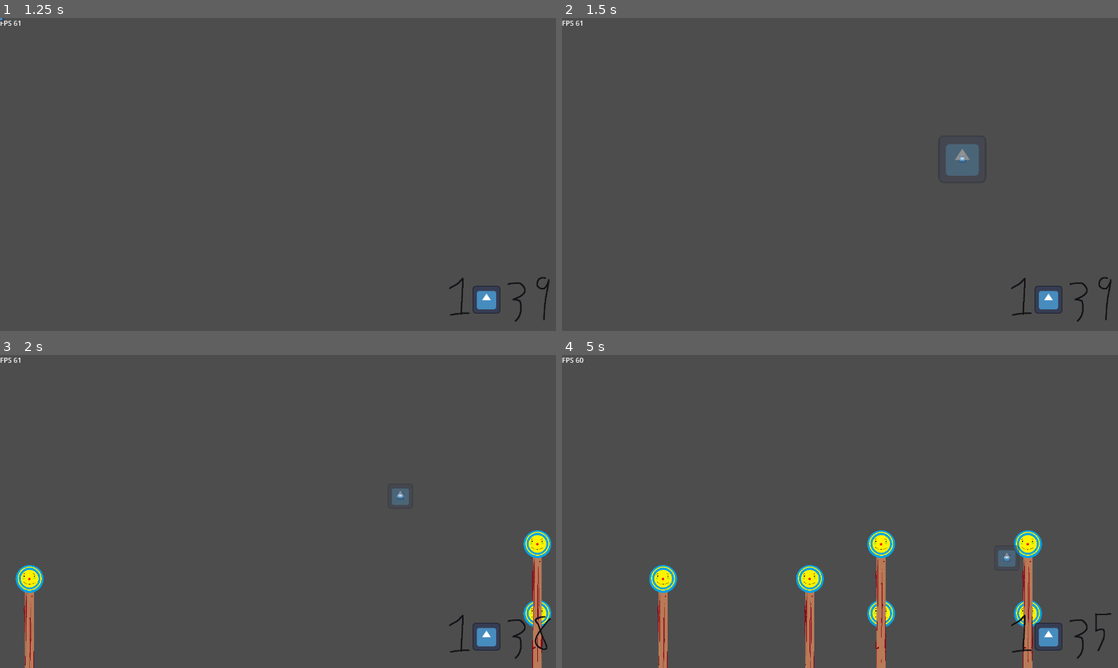
Above: before the commit, frames 1-4 (two rows, left to right).
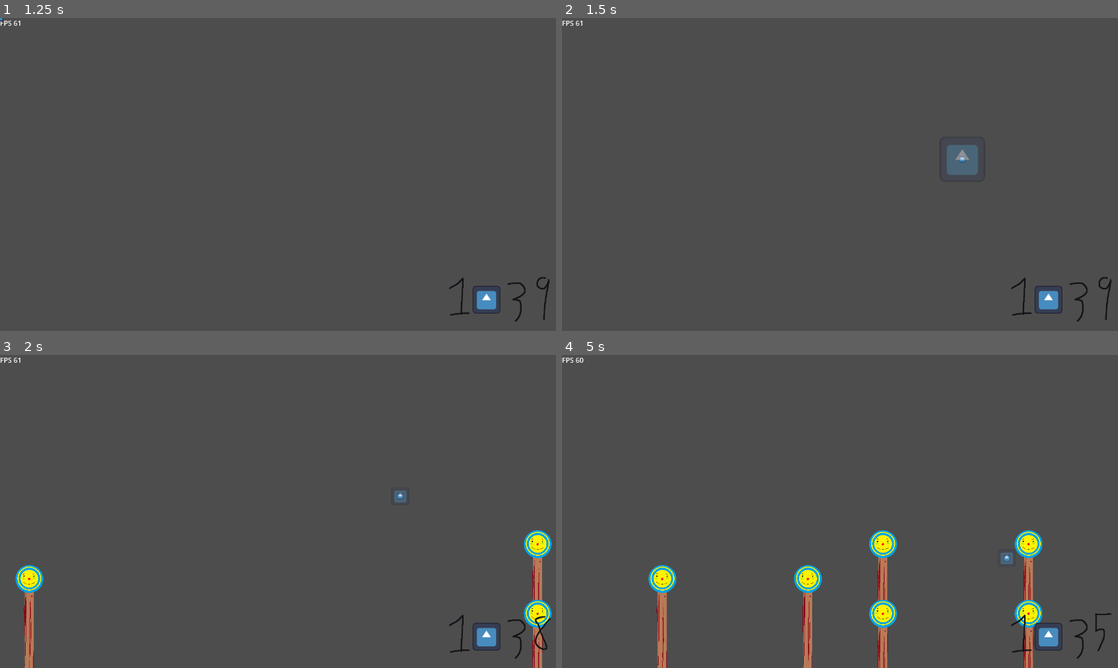
Above: after the commit, the same moments.

Repository: pewpewpewman/Rouge-Gallery
Game: Godot game, scene res://Main/main.tscn
Same seed, same stepped clock (60 frames per second), same inputs: the game is played once before the commit and once after it. The engine's default icon, where the game draws it, is replaced by a stand-in: a white triangle on a blue panel in a dark square.
Inputs (mouse positions are in pixels of both pictures, inside the frame that each line leads up to):
- Up to frame 1 (1.25 s): click "Play" at 0.5 s
- Up to frame 2 (1.5 s): tap Enter at 1.25 s; move the mouse to (962, 158) at 1.27 s; press the mouse at (962, 158) at 1.28 s
- Up to frame 3 (2 s): no input
- Up to frame 4 (5 s): release the mouse at (962, 495) at 2 s; drag from (728, 527) to (812, 574) at 2.02 s; move the mouse to (895, 442) at 2.77 s; press the mouse at (895, 442) at 2.78 s; release the mouse at (895, 442) at 3.5 s; drag from (812, 574) to (673, 464) at 3.52 s; move the mouse to (1006, 558) at 4.27 s; press the mouse at (1006, 558) at 4.28 s

Frame 1 is identical in both runs. In frame 2, less than 0.1% of the frame differs, in the area x 69-75%, y 40-51%; in frame 3, 0.7%; in frame 4, 2.7%, in the area x 15-87%, y 56-100%.

Commit message:
did some things

Diff:
--- a/Items/Item Instances/sugary_sweets.tres
+++ b/Items/Item Instances/sugary_sweets.tres
@@ -1,7 +1,11 @@
-[gd_resource type="Resource" script_class="SugarySweets" load_steps=2 format=3 uid="uid://dm50coacdj4nm"]
+[gd_resource type="Resource" script_class="BaseItem" load_steps=3 format=3 uid="uid://n1aox28a4qee"]
 
-[ext_resource type="Script" path="res://Items/Item Scripts/sugary_sweets.gd" id="1_lmclt"]
+[ext_resource type="Texture2D" uid="uid://dn2tqeq0nxeun" path="res://icon.svg" id="1_xum78"]
+[ext_resource type="Script" path="res://Items/item_base.gd" id="2_ujwu8"]
 
 [resource]
-script = ExtResource("1_lmclt")
+script = ExtResource("2_ujwu8")
+itemName = &"Sugary Sweets"
+itemDesc = &"Boost firing speed by 10%, bad for your teeth"
 itemID = 4
+itemIcon = ExtResource("1_xum78")
--- a/Items/Item Instances/unpopped_kernal.tres
+++ /dev/null
@@ -1,7 +0,0 @@
-[gd_resource type="Resource" script_class="UnpoppedKernel" load_steps=2 format=3 uid="uid://bykm6jmwe5cmh"]
-
-[ext_resource type="Script" path="res://Items/Item Scripts/unpopped_kernel.gd" id="1_wc5to"]
-
-[resource]
-script = ExtResource("1_wc5to")
-itemID = 210
--- /dev/null
+++ b/Items/Item Instances/unpopped_kernel.tres
@@ -0,0 +1,11 @@
+[gd_resource type="Resource" load_steps=3 format=3 uid="uid://dswcnnptpvcig"]
+
+[ext_resource type="Texture2D" uid="uid://dn2tqeq0nxeun" path="res://icon.svg" id="1_phecr"]
+[ext_resource type="Script" path="res://Items/Item Scripts/unpopped_kernel.gd" id="2_smqfp"]
+
+[resource]
+script = ExtResource("2_smqfp")
+itemName = &"Unpopped Kernel"
+itemDesc = &"Adds an extra random shot to each shot fired - bad for your teeth."
+itemID = 210
+itemIcon = ExtResource("1_phecr")
--- a/Items/Item Scripts/sugary_sweets.gd
+++ b/Items/Item Scripts/sugary_sweets.gd
@@ -1,14 +1,10 @@
-class_name SugarySweets
-extends ItemBase
-
-func _init():
-	itemName = "Sugary Sweets"
-	itemDesc = "Shoot 10% faster. Pairs well with some cola"
-
-func pickup(player : PlayerCharacter) -> void:
-	player.shotCooldownTime -= player.shotCooldownTime * 0.10
-	super.pickup(player)
-
-func loss(player : PlayerCharacter) -> void:
-	player.shotCooldownTime += player.shotCooldownTime * 0.10
-	super.loss(player)
+#class_name SugarySweets
+#extends BaseItem
+#
+#func pickup() -> void:
+	#player.shotCooldownTime -= player.shotCooldownTime * 0.10
+	#super.pickup()
+#
+#func loss() -> void:
+	#player.shotCooldownTime += player.shotCooldownTime * 0.10
+	#super.loss()
--- a/Items/Item Scripts/unpopped_kernel.gd
+++ b/Items/Item Scripts/unpopped_kernel.gd
@@ -1,22 +1,17 @@
-class_name UnpoppedKernel
-extends ItemBase
+extends BaseItem
 
 var extraShotRadius : int = 128 #measured in pixels
 var extraShotCount : int
 
-func _init():
-	itemName = "Unpopped Kernel"
-	itemDesc = "Firing a shot makes another shot happen in 3 random places in an area. +1 shot and +5% area radius per stack. Bad for your teeth."
-
-func pickup(player : PlayerCharacter) -> void:
+func pickup() -> void:
 	if numStacks == 0:
 		extraShotCount = 3
 	else:
 		extraShotCount += 1
-	super.pickup(player)
+	super.pickup()
 
-func loss(player : PlayerCharacter) -> void:
-	super.loss(player)
+func loss() -> void:
+	super.loss()
 	if numStacks == 0:
 		extraShotCount = 0
 	else:
--- a/Items/base_item.gd
+++ /dev/null
@@ -1,25 +0,0 @@
-#Base class for items
-#Item classes are used to describe the behavior of an item
-class_name ItemBase
-extends Resource
-
-enum ItemID
-{
-	NONE = 0,
-	SUGARY_SWEETS = 4,
-	UNPOPPED_KERNAL = 210
-}
-
-var itemName : StringName
-var itemDesc : StringName
-var itemIconLocation : StringName
-var numStacks : int = 0
-@export var itemID : ItemID = ItemID.NONE
-
-func pickup(_player : PlayerCharacter) -> void:
-	print("Picked up a " + itemName)
-	numStacks += 1
-
-func loss(_player : PlayerCharacter) -> void:
-	print("Lost a " + itemName)
-	numStacks -= 1
--- /dev/null
+++ b/Items/item_base.gd
@@ -0,0 +1,31 @@
+#Base class for items
+#An item does not need a script, but ti can have one for special behavior for pickup and drops and what not
+#For cleanliness, do not register item scripts with a class_name, just make them and attach them to the resource instead of the BaseItem script that is there by default
+class_name BaseItem
+extends Resource
+
+enum ItemID
+{
+	NONE = 0,
+	SUGARY_SWEETS = 4,
+	UNPOPPED_KERNAL = 210
+}
+
+signal on_pickup
+signal on_loss
+
+@export var itemName : StringName = "Default Name"
+@export var itemDesc : StringName = "Default Desc."
+@export var itemID : ItemID = ItemID.NONE
+@export var itemIcon : CompressedTexture2D = preload("res://icon.svg")
+var numStacks : int = 0
+
+func pickup() -> void:
+	print("Picked up a " + itemName)
+	on_pickup.emit()
+	numStacks += 1
+
+func loss() -> void:
+	print("Lost a " + itemName)
+	on_loss.emit()
+	numStacks -= 1
--- a/Items/item_data_base.gd
+++ b/Items/item_data_base.gd
@@ -1,15 +1,15 @@
 #Singleton for holding all item data
 extends Node
 
-@export var items : Array[ItemBase]
+@export var items : Array[BaseItem]
 var itemDict : Dictionary
 
 func _ready():
 	for i :int in items.size():
 		assert(!itemDict.has(items[i].itemID), "Item dictionary cannot add two of the same item!")
 		itemDict[items[i].itemID] = items[i]
-	#print("Grand Dictionary of Items: \n", itemDict)
+	print("Grand Dictionary of Items: \n", itemDict)
 
-func pick_up_item(player : PlayerCharacter, itemID : ItemBase.ItemID):
+func pick_up_item(itemID : BaseItem.ItemID):
 	assert(itemDict.has(itemID), "That item ID does not exist!")
-	itemDict[itemID].pickup(player)
+	itemDict[itemID].pickup()
--- a/Items/item_data_base.tscn
+++ b/Items/item_data_base.tscn
@@ -1,10 +1,10 @@
 [gd_scene load_steps=5 format=3 uid="uid://dwdxf1p613wqr"]
 
 [ext_resource type="Script" path="res://Items/item_data_base.gd" id="1_b3sg5"]
-[ext_resource type="Script" path="res://Items/base_item.gd" id="2_61ql5"]
-[ext_resource type="Resource" uid="uid://dm50coacdj4nm" path="res://Items/Item Instances/sugary_sweets.tres" id="3_bibap"]
-[ext_resource type="Resource" uid="uid://bykm6jmwe5cmh" path="res://Items/Item Instances/unpopped_kernal.tres" id="4_7ivuv"]
+[ext_resource type="Script" path="res://Items/item_base.gd" id="2_61ql5"]
+[ext_resource type="Resource" uid="uid://n1aox28a4qee" path="res://Items/Item Instances/sugary_sweets.tres" id="3_bibap"]
+[ext_resource type="Resource" uid="uid://dswcnnptpvcig" path="res://Items/Item Instances/unpopped_kernel.tres" id="4_bw3f2"]
 
 [node name="ItemDataBase" type="Node"]
 script = ExtResource("1_b3sg5")
-items = Array[ExtResource("2_61ql5")]([ExtResource("3_bibap"), ExtResource("4_7ivuv")])
+items = Array[ExtResource("2_61ql5")]([ExtResource("3_bibap"), ExtResource("4_bw3f2")])
--- a/Menus/hud.tscn
+++ b/Menus/hud.tscn
@@ -1,8 +1,10 @@
-[gd_scene load_steps=7 format=3 uid="uid://cksvlh028c7ka"]
+[gd_scene load_steps=8 format=3 uid="uid://cksvlh028c7ka"]
 
 [ext_resource type="Script" path="res://Menus/hud.gd" id="1_7b15j"]
 [ext_resource type="Texture2D" uid="uid://dn2tqeq0nxeun" path="res://icon.svg" id="2_i6jjb"]
 [ext_resource type="Texture2D" uid="uid://cwvxtgc80pin2" path="res://Menus/Menu Assets/numberTileSheet.png" id="2_pv86v"]
+
+[sub_resource type="LabelSettings" id="LabelSettings_aguvf"]
 
 [sub_resource type="AtlasTexture" id="AtlasTexture_nek0g"]
 atlas = ExtResource("2_pv86v")
@@ -32,6 +34,7 @@
 anchor_bottom = 0.198
 offset_right = 0.255981
 offset_bottom = -0.304016
+label_settings = SubResource("LabelSettings_aguvf")
 
 [node name="ScoreCounter" type="Label" parent="."]
 layout_mode = 1
--- a/Player/player_character.gd
+++ b/Player/player_character.gd
@@ -6,39 +6,47 @@
 @onready var reticle : Sprite2D = $Reticle
 @onready var reticleRing : Sprite2D = $ReticleRing
 @onready var shotCooldown : Timer = $ShotCooldown
+@onready var reloadTimer: Timer = $ReloadTimer
 
-#General Purpose Vars
+#Shooting Vars
 var canShoot : bool = true
 var shotCooldownTime : float = 1.0 #measureed in seconds
 
-#Item Vars
-var itemCollection : Array[ItemBase] = []
+#Ammo Vars
+var maxAmmo : int = 6
+var currentAmmo : int = maxAmmo
+var reloadTime : float = 5.0
 
 func _ready() -> void:
 	shotCooldown.timeout.connect(_on_shot_cooldown)
-	for i : int in 20:
-		#ItemDataBase.pick_up_item(self, ItemBase.ItemID.UNPOPPED_KERNAL)
-		ItemDataBase.pick_up_item(self, ItemBase.ItemID.SUGARY_SWEETS)
-		pass
+
+	##Item pickup connections
+	ItemDataBase.itemDict[BaseItem.ItemID.SUGARY_SWEETS].on_pickup.connect(_on_sugary_sweet_pickup)
+
+	##Item loss connections
+	ItemDataBase.itemDict[BaseItem.ItemID.SUGARY_SWEETS].on_loss.connect(_on_sugary_sweet_loss)
+
+	#for i : int in 20:
+		#ItemDataBase.pick_up_item(BaseItem.ItemID.UNPOPPED_KERNAL)
+		#ItemDataBase.pick_up_item(BaseItem.ItemID.SUGARY_SWEETS)
+		#pass
 
 func _process(delta : float) -> void:
 	var ReticleRingScale : float = shotCooldown.time_left / shotCooldownTime
 	reticleRing.scale = Vector2(ReticleRingScale, ReticleRingScale)
-	if(canShoot && Input.is_action_pressed("fire_gun")):
-		fire_shot()
 
 func _input(event : InputEvent) -> void:
 	if (event is InputEventMouseMotion):
 		self.position = event.position
-	#elif(canShoot && event.is_action_pressed("fire_gun")):
-		#fire_shot()
+	elif(canShoot && event.is_action_pressed("fire_gun") && currentAmmo > 0):
+		fire_shot()
 
 func _on_shot_cooldown() -> void:
 	canShoot = true
 
 func fire_shot():
 		#handle unpopped kernals
-		var unpoppedKernalRef : UnpoppedKernel = ItemDataBase.itemDict[ItemBase.ItemID.UNPOPPED_KERNAL]
+		var unpoppedKernalRef : BaseItem = ItemDataBase.itemDict[BaseItem.ItemID.UNPOPPED_KERNAL]
 		for i : int in unpoppedKernalRef.extraShotCount:
 			var shotMag : float = randf_range(0.0, unpoppedKernalRef.extraShotRadius)
 			var shotDeg : float = randf_range(0, 2.0 * PI)
@@ -47,6 +55,25 @@
 			GameplaySignals.player_shot.emit(self.position + Vector2(shotX, shotY))
 
 		#main shot routine
-		GameplaySignals.player_shot.emit(self.	position)
+		GameplaySignals.player_shot.emit(self.global_position)
 		shotCooldown.start(shotCooldownTime)
+		currentAmmo -= 1
 		canShoot = false
+		if currentAmmo == 0:
+			#reload
+			pass
+
+##
+## ITEM PICKUP RESPONSES
+##
+
+func _on_sugary_sweet_pickup() -> void:
+	shotCooldownTime -= shotCooldownTime * 0.10
+
+
+##
+## ITEM LOSS RESPONSES
+##
+
+func _on_sugary_sweet_loss() -> void:
+	shotCooldownTime += shotCooldownTime * 0.10
--- a/Player/player_character.tscn
+++ b/Player/player_character.tscn
@@ -20,3 +20,5 @@
 
 [node name="ShotCooldown" type="Timer" parent="."]
 one_shot = true
+
+[node name="ReloadTimer" type="Timer" parent="."]
--- a/Targets/Target Assets/base_target.gd
+++ b/Targets/base_target.gd
@@ -15,14 +15,24 @@
 var deathAnimationTime : float = 0.0
 @export var deathText : CompressedTexture2D
 
+#Thrown Target Vars
+var thrown : bool = false
+var trajectory : Curve2D = Curve2D.new()
+var trajectoryTracker : float = 0.0
+
+#Variable paths for tweener - possible solution to stutter
+#static var trajectoryTrackerPath : NodePath = "trajectoryTracker"
+#static var rotationPath : NodePath = "rotation"
+
 func _ready() -> void:
 	assert(shootableComponent != null, "Targets need shot detection components")
 	shootableComponent.was_shot.connect(_on_was_shot)
 
 func _process(delta: float) -> void:
-	#TODO: make two bsae classes from base - dragged and thrown
 	if destroyed:
 		self.position = deathCurve.sample(0, deathAnimationTime)
+	elif thrown:
+		self.position = trajectory.sample(0, trajectoryTracker)
 
 func _on_was_shot(shotLocation : Vector2i):
 	if !destroyed:
@@ -37,7 +47,7 @@
 		texture = deathText
 	play_death_anim()
 
-func play_death_anim():
+func play_death_anim() -> void:
 	#Get a random direction for the dying animation
 	var deathDirection : int = randi()
 	if deathDirection % 2 == 0:
@@ -63,3 +73,7 @@
 	tween.parallel()
 	tween.tween_property(self, "rotation", 4.0 * PI * -deathDirection, deathAnimLength).set_ease(Tween.EASE_OUT).set_trans(Tween.TRANS_SINE)
 	tween.finished.connect(queue_free)
+
+func death_free_check() -> void:
+	if !destroyed:
+		queue_free()
--- a/Targets/Target Assets/base_target.tscn
+++ b/Targets/base_target.tscn
@@ -1,12 +1,14 @@
 [gd_scene load_steps=5 format=3 uid="uid://dhvwaqhy5mi32"]
 
 [ext_resource type="Texture2D" uid="uid://dn2tqeq0nxeun" path="res://icon.svg" id="1_rljyf"]
-[ext_resource type="Script" path="res://Targets/Target Assets/base_target.gd" id="2_ls0ot"]
+[ext_resource type="Script" path="res://Targets/base_target.gd" id="2_ls0ot"]
 [ext_resource type="Script" path="res://Components/Shootable/shootable_circle_component.gd" id="4_4c7w2"]
 [ext_resource type="Script" path="res://Components/Bullet Holes/bullet_hole_sprite_component.gd" id="4_n7ie3"]
 
 [node name="BaseTarget" type="Sprite2D" node_paths=PackedStringArray("shootableComponent")]
-y_sort_enabled = true
+z_as_relative = false
+position = Vector2(32, 32)
+scale = Vector2(0.5, 0.5)
 texture = ExtResource("1_rljyf")
 region_rect = Rect2(0, 0, 256, 256)
 script = ExtResource("2_ls0ot")
--- /dev/null
+++ b/Targets/item_target.gd
@@ -0,0 +1,20 @@
+class_name ItemTarget
+extends BaseTarget
+
+#An override to be used for debugging
+@export var itemOverride : BaseItem.ItemID = BaseItem.ItemID.NONE
+
+var item : BaseItem
+func _ready():
+	if itemOverride == BaseItem.ItemID.NONE:
+		var itemChoice = randi_range(0, ItemDataBase.items.size() - 1)
+		item = ItemDataBase.items[itemChoice]
+	else:
+		item = ItemDataBase.itemDict[itemOverride]
+	$Label.text = "THIS IS A " + item.itemName
+	super._ready()
+
+func _on_destroyed():
+	#this is a super shitty way of doing this
+	ItemDataBase.pick_up_item(item.itemID)
+	super._on_destroyed()
--- /dev/null
+++ b/Targets/item_target.tscn
@@ -0,0 +1,27 @@
+[gd_scene load_steps=4 format=3 uid="uid://n2o1f1jf8o0a"]
+
+[ext_resource type="PackedScene" uid="uid://dhvwaqhy5mi32" path="res://Targets/base_target.tscn" id="1_0nfa6"]
+[ext_resource type="Script" path="res://Targets/item_target.gd" id="2_7ey31"]
+
+[sub_resource type="LabelSettings" id="LabelSettings_i8rg7"]
+font_color = Color(0, 0, 0, 1)
+
+[node name="ItemTarget" instance=ExtResource("1_0nfa6")]
+script = ExtResource("2_7ey31")
+itemOverride = 0
+
+[node name="Label" type="Label" parent="." index="2"]
+anchors_preset = 15
+anchor_right = 1.0
+anchor_bottom = 1.0
+offset_left = -64.0
+offset_top = -64.0
+offset_right = -64.0
+offset_bottom = -64.0
+grow_horizontal = 2
+grow_vertical = 2
+text = "THIS IS AN ITEM ATRGET"
+label_settings = SubResource("LabelSettings_i8rg7")
+horizontal_alignment = 1
+vertical_alignment = 1
+autowrap_mode = 2
--- a/Targets/normal_target.tscn
+++ b/Targets/normal_target.tscn
@@ -1,14 +1,13 @@
 [gd_scene load_steps=5 format=3 uid="uid://crjqxgw0iewr0"]
 
-[ext_resource type="PackedScene" uid="uid://dhvwaqhy5mi32" path="res://Targets/Target Assets/base_target.tscn" id="1_qdtgu"]
+[ext_resource type="PackedScene" uid="uid://dhvwaqhy5mi32" path="res://Targets/base_target.tscn" id="1_qdtgu"]
 [ext_resource type="Texture2D" uid="uid://ccppo65x8yt0v" path="res://Targets/Target Assets/smiling_target.png" id="2_rq8we"]
 [ext_resource type="Script" path="res://Targets/normal_target.gd" id="2_uyk0m"]
 [ext_resource type="Texture2D" uid="uid://dxc744ikbvdft" path="res://Targets/Target Assets/death_of_target.png" id="4_ffxrf"]
 
-[node name="NormalTarget" node_paths=PackedStringArray("shootableComponent") instance=ExtResource("1_qdtgu")]
+[node name="NormalTarget" instance=ExtResource("1_qdtgu")]
 scale = Vector2(0.187134, 0.187135)
 texture = ExtResource("2_rq8we")
 region_rect = Rect2(0, 0, 684, 344)
 script = ExtResource("2_uyk0m")
-shootableComponent = NodePath("ShootableCircleComponent")
 deathText = ExtResource("4_ffxrf")
--- a/Targets/target_stand.tscn
+++ b/Targets/target_stand.tscn
@@ -5,7 +5,8 @@
 [ext_resource type="Script" path="res://Components/Bullet Holes/bullet_hole_sprite_component.gd" id="3_uvami"]
 
 [node name="TargetStand" type="Sprite2D"]
-y_sort_enabled = true
+z_index = -1
+z_as_relative = false
 texture_repeat = 2
 position = Vector2(0, -1.90735e-06)
 scale = Vector2(0.255319, 0.666667)
--- a/Targets/timer_target.gd
+++ b/Targets/timer_target.gd
@@ -2,14 +2,25 @@
 class_name TimerTarget
 extends BaseTarget
 
-var timeValue : float = 30
+var timeValue : float
 
 signal timer_target_destoryed(timeValue : float)
 
 func _ready() -> void:
+	var decider : int = randi_range(0, 100)
+	if decider <= 30:
+		timeValue = 5.0
+	elif decider <= 80:
+		timeValue = 10.0
+	elif decider <= 90:
+		timeValue = 15.0
+	else:
+		timeValue = 20.0
+	#print(timeValue)
 	pointValue = 100
 	super._ready()
 
 func _on_destroyed():
 	super._on_destroyed()
+	#print("Timer target shot for ", timeValue, " seconds")
 	timer_target_destoryed.emit(timeValue)
--- a/Targets/timer_target.tscn
+++ b/Targets/timer_target.tscn
@@ -1,7 +1,8 @@
 [gd_scene load_steps=3 format=3 uid="uid://cbmh8gdq738ur"]
 
-[ext_resource type="PackedScene" uid="uid://dhvwaqhy5mi32" path="res://Targets/Target Assets/base_target.tscn" id="1_j04tx"]
+[ext_resource type="PackedScene" uid="uid://dhvwaqhy5mi32" path="res://Targets/base_target.tscn" id="1_j04tx"]
 [ext_resource type="Script" path="res://Targets/timer_target.gd" id="2_7is3d"]
 
 [node name="TimerTarget" instance=ExtResource("1_j04tx")]
+scale = Vector2(0.5, 0.5)
 script = ExtResource("2_7is3d")
--- a/stage.gd
+++ b/stage.gd
@@ -4,10 +4,13 @@
 #Children References
 @onready var normalTargetTime : Timer = $NormalTargetTime
 @onready var roundDurationTime : Timer = $RoundTime
+@onready var specialTargetTime: Timer = $SpecialTargetTime
 
 #Target Type Scenes
 var targetStandScene : PackedScene = preload("res://Targets/target_stand.tscn")
 var normalTargetScene : PackedScene = preload("res://Targets/normal_target.tscn")
+var timerTargetScene : PackedScene = preload("res://Targets/timer_target.tscn")
+var itemTargetScene : PackedScene = preload("res://Targets/item_target.tscn")
 
 #Target Stream Vars
 var streamSpawnPos : PackedVector2Array
@@ -15,6 +18,7 @@
 
 #Time vars
 var roundLength : float = 100.0
+var timeToNextSpecial : float = 4.0
 
 signal game_over
 
@@ -27,16 +31,59 @@
 	normalTargetTime.timeout.connect(_on_normal_target_time_timeout)
 	normalTargetTime.wait_time = 2.0
 
+	specialTargetTime.timeout.connect(_on_special_target_time_timeout)
+	specialTargetTime.timeout.connect(randomize_special_target_time)
+	randomize_special_target_time()
+
 	roundDurationTime.timeout.connect(_on_round_time_timeout)
 	roundDurationTime.start(roundLength)
 
 func _on_normal_target_time_timeout() -> void:
 	var standLifeTime : float = 8.0
 	for i : int in numStreams:
-		var target : NormalTarget = normalTargetScene.instantiate()
+
+		var target : BaseTarget
+		var targetStand : Sprite2D = targetStandScene.instantiate()
+
+		var choice : int = randi_range(0, 100)
+		if choice <= 90:
+			target = normalTargetScene.instantiate()
+		elif choice <= 95:
+			target = itemTargetScene.instantiate()
+		elif choice <= 100:
+			target = timerTargetScene.instantiate()
+
 		add_child(target)
-		target.z_index += i
-		spawn_scrolling_target(target, streamSpawnPos[i], standLifeTime)
+		add_child(targetStand)
+		target.z_index -= i
+		targetStand.z_index -= i
+		spawn_scrolling_target(target, targetStand, streamSpawnPos[i], standLifeTime)
+
+func _on_special_target_time_timeout() -> void:
+	#see what type  of target throw we're doing
+	var willArc : bool = true
+	if randi_range(1, 3) == 1:
+		willArc = false
+	var target : TimerTarget = timerTargetScene.instantiate()
+	target.timer_target_destoryed.connect(increase_timer)
+	add_child(target)
+
+	var throwHeight : int
+	var time  : float = 1.5
+
+	if willArc:
+		var spawnY : int = randi_range(screenSize.y / 3.0, 3.0 * screenSize.y / 4.0)
+		print(spawnY)
+		throwHeight = randi_range(50, 400)
+		spawn_thrown_target(target, Vector2(-30, spawnY), Vector2(screenSize.x + 30, spawnY), throwHeight, time)
+	else:
+		var spawnX : int = randi_range(100, screenSize.x - 100)
+		throwHeight = randi_range(350, 450)
+		spawn_thrown_target(target, Vector2(spawnX, screenSize.y), Vector2(spawnX, screenSize.y), throwHeight, time)
+
+func randomize_special_target_time() -> void:
+	var time : float = randf_range(4.0, 10.0)
+	specialTargetTime.start(time)
 
 func fill_stream_spawn_pos() -> void:
 	for i : int in numStreams:
@@ -62,21 +109,30 @@
 	initialTime += timeValue
 	roundDurationTime.start(initialTime)
 
-func spawn_thrown_target(target : BaseTarget, initialPos : Vector2, endPos : Vector2, animTime : float) -> void:
-	var trajectory : Curve2D = Curve2D.new()
+func spawn_thrown_target(target : BaseTarget, initialPos : Vector2, endPos : Vector2, height : float, animTime : float) -> void:
+	var tween : Tween = get_tree().create_tween()
+	var halfWayX : float = (endPos.x - initialPos.x) / 2.0
+	target.thrown = true
+	target.position = initialPos
+	target.trajectory.add_point(initialPos, Vector2.ZERO, Vector2(halfWayX, -height))
+	target.trajectory.add_point(endPos, Vector2(-halfWayX, -height), Vector2.ZERO)
 
-func spawn_scrolling_target(target : BaseTarget, initialPosition : Vector2, animTime : float) -> void:
-	var targetStand : Sprite2D = targetStandScene.instantiate()
+	tween.tween_property(target, "trajectoryTracker", 1.0, animTime).set_ease(Tween.EASE_OUT_IN)
+	tween.parallel()
+	tween.tween_property(target, "rotation", 2.0 * PI, animTime)
+	tween.tween_callback(target.death_free_check)
+
+func spawn_scrolling_target(target : BaseTarget, targetStand : Sprite2D, initialPosition : Vector2, animTime : float) -> void:
 	var targetDragger : RemoteTransform2D = targetStand.get_child(0) #gets target dragger
 	var targetStandTween : Tween = get_tree().create_tween()
 	var endPos : Vector2
+
 	endPos.y = initialPosition.y
 	if initialPosition.x > 0:
-		endPos.x = -40
+		endPos.x = -30 #causes objects popping out of existance - not super noticable
 	else:
-		endPos.x = screenSize.x + 40
+		endPos.x = screenSize.x + 30
 
-	add_child(targetStand)
 	targetStand.position = initialPosition
 
 	targetDragger.remote_path = target.get_path()
@@ -84,4 +140,4 @@
 
 	targetStandTween.tween_property(targetStand, "position", endPos, animTime)
 	targetStandTween.finished.connect(targetStand.queue_free)
-	targetStandTween.finished.connect(target.queue_free)
+	targetStandTween.finished.connect(target.death_free_check)
--- a/stage.tscn
+++ b/stage.tscn
@@ -9,3 +9,7 @@
 autostart = true
 
 [node name="RoundTime" type="Timer" parent="."]
+
+[node name="SpecialTargetTime" type="Timer" parent="."]
+one_shot = true
+autostart = true
